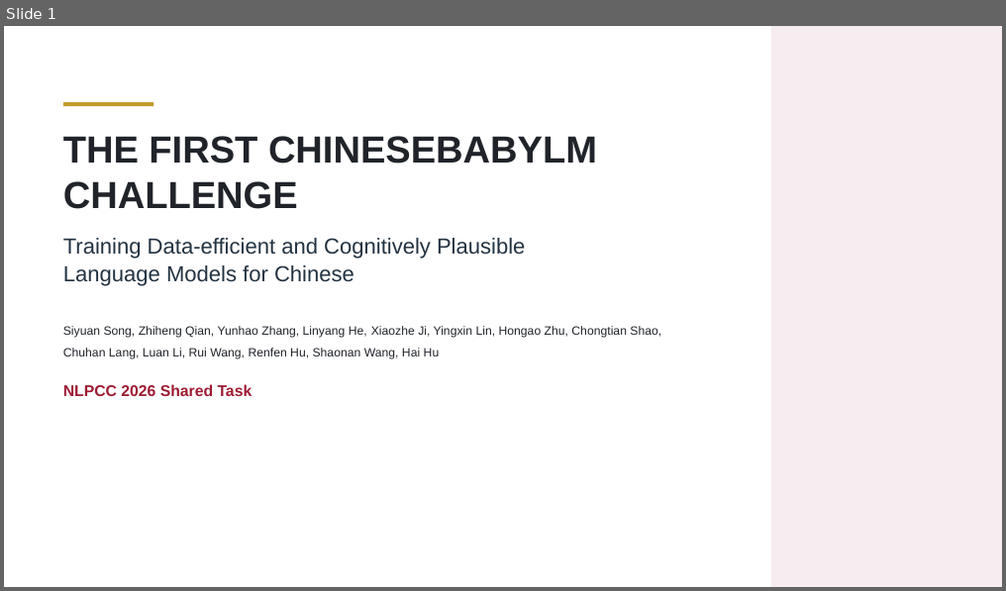
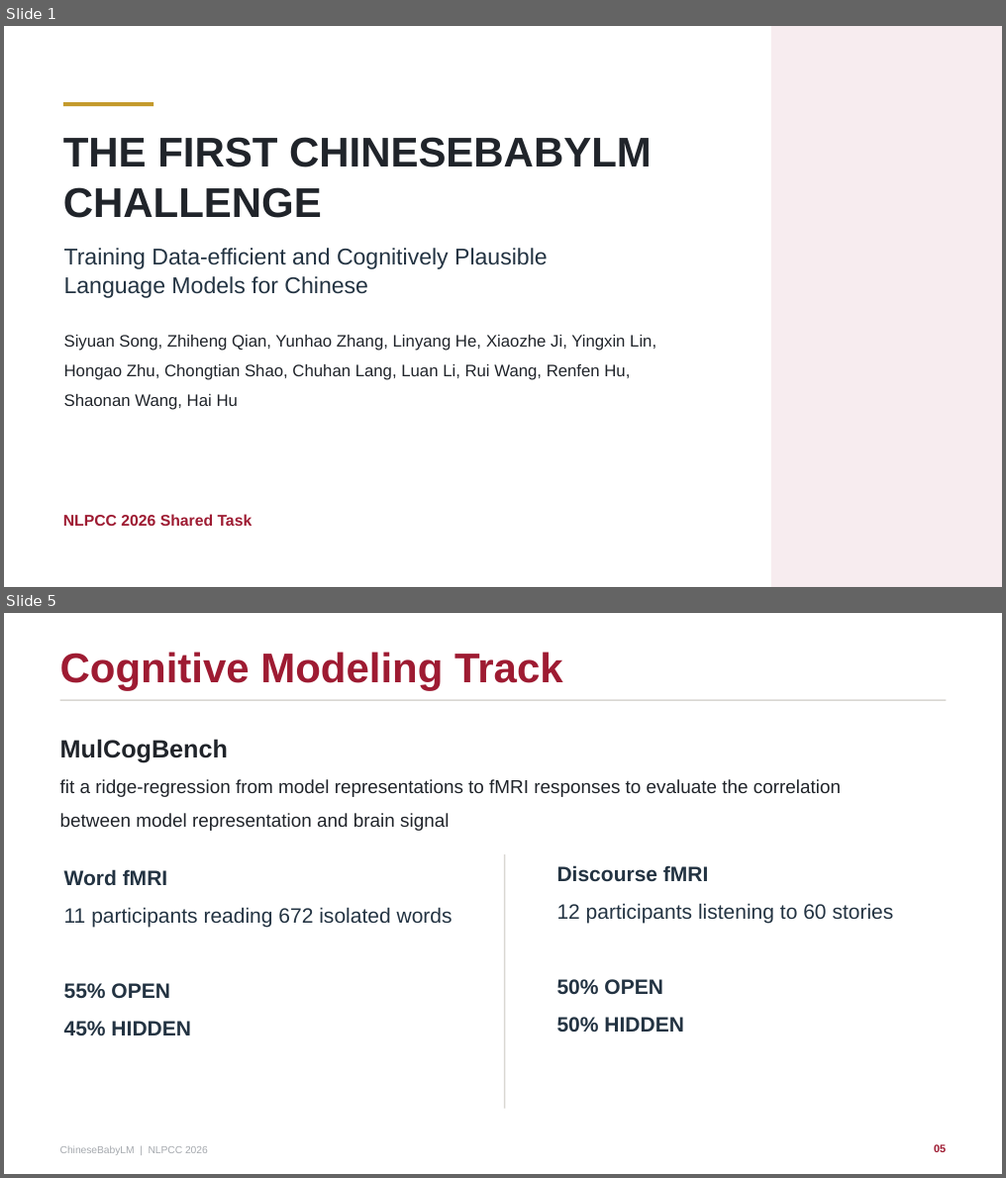
Before and after one commit to zh-qian2004/nlpcc-chinesebabylm-slide, a slide deck: ChineseBabyLM_NLPCC2026_Oral.pptx. Shown one above the other, each under a label of ours: slide 1 before the commit, slides 1 and 5 after it; the slides between them are not shown. The pictures are 1006x591 and 1006x1178 pixels, drawn with LibreOffice and Linux fonts; fonts in the diff are those of the drawing. Boxes give left, top, right and bottom in pixels: in the first picture for what was removed or moved away, otherwise in the second. Text is boxed around its words. In the diff, an @@ line names an element or a change of style, - is before the commit and + after.

```diff
--- a/ChineseBabyLM_NLPCC2026_Oral.pptx
+++ b/ChineseBabyLM_NLPCC2026_Oral.pptx
@@ slide 5 added at <box>4,613,1002,1174</box>, background #FFFFFF @@
@@ text added at <box>60,652,563,691</box>, 40 pt, text #9E1B32, bold @@
+Cognitive Modeling Track
@@ rectangle added at <box>60,700,945,701</box>, fill #D9D7D2 @@
@@ text added at <box>60,739,841,831</box>, 18 pt, text #20242A @@
+MulCogBench
+fit a ridge-regression from model representations to fMRI responses to evaluate the correlation between model representation and brain signal
@@ text added at <box>64,869,452,1036</box>, 20 pt, text #233342 @@
+Word fMRI
+11 participants reading 672 isolated words
+55% OPEN
+45% HIDDEN
@@ rectangle added at <box>504,855,506,1109</box>, fill #D9D7D2 @@
@@ text added at <box>557,865,894,1032</box>, 20 pt, text #233342 @@
+Discourse fMRI
+12 participants listening to 60 stories
+50% OPEN
+50% HIDDEN
@@ text added at <box>60,1147,208,1156</box>, 9.8 pt, text #A5A9AE @@
+ChineseBabyLM | NLPCC 2026
@@ text added at <box>934,1145,945,1156</box>, 10.5 pt, text #9E1B32, bold @@
+05
@@ slide 1 changed as well @@
@@ text "THE FIRST CHINESEBABYLM CHALLENGE" at <box>63,137,651,218</box>: size 36.3 to 40 pt @@
@@ text "Training Data-efficient and Cognitively Plausible": place and size @@
-text "Training Data-efficient and Cognitively Plausible" at <box>63,238,525,286</box>
+text "Training Data-efficient and Cognitively Plausible" at <box>64,248,548,298</box>
@@ text "Training Data-efficient and Cognitively Plausible" at <box>64,248,548,298</box>: size 21 to 22 pt @@
@@ text "Siyuan Song, Zhiheng Qian, Yunhao ..." at <box>64,335,656,410</box>: size 11.6 to 16 pt @@
@@ text "NLPCC 2026 Shared Task": place and size @@
-text "NLPCC 2026 Shared Task" at <box>63,384,252,396</box>
+text "NLPCC 2026 Shared Task" at <box>63,514,252,526</box>
```
Also in this commit, not shown: 5 other slides changed, 3 other slides added, 1 slide removed, 4 other files.
